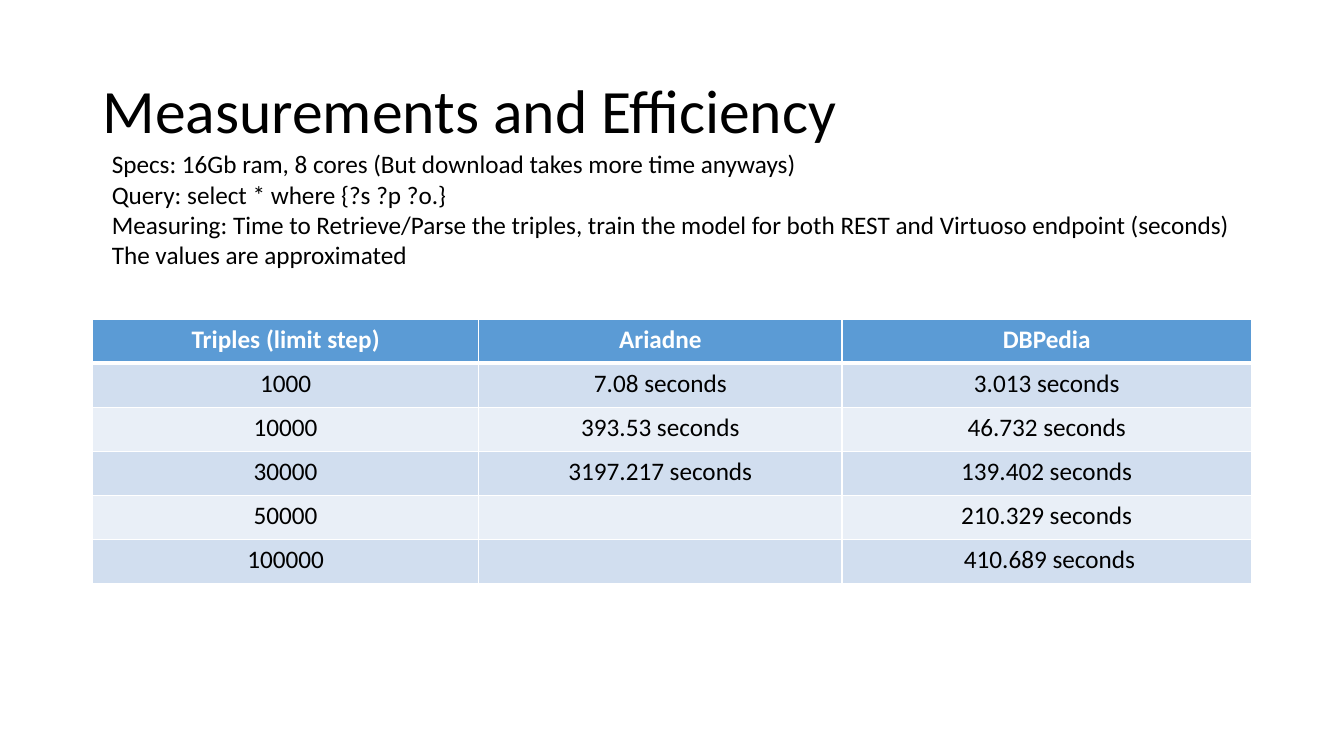
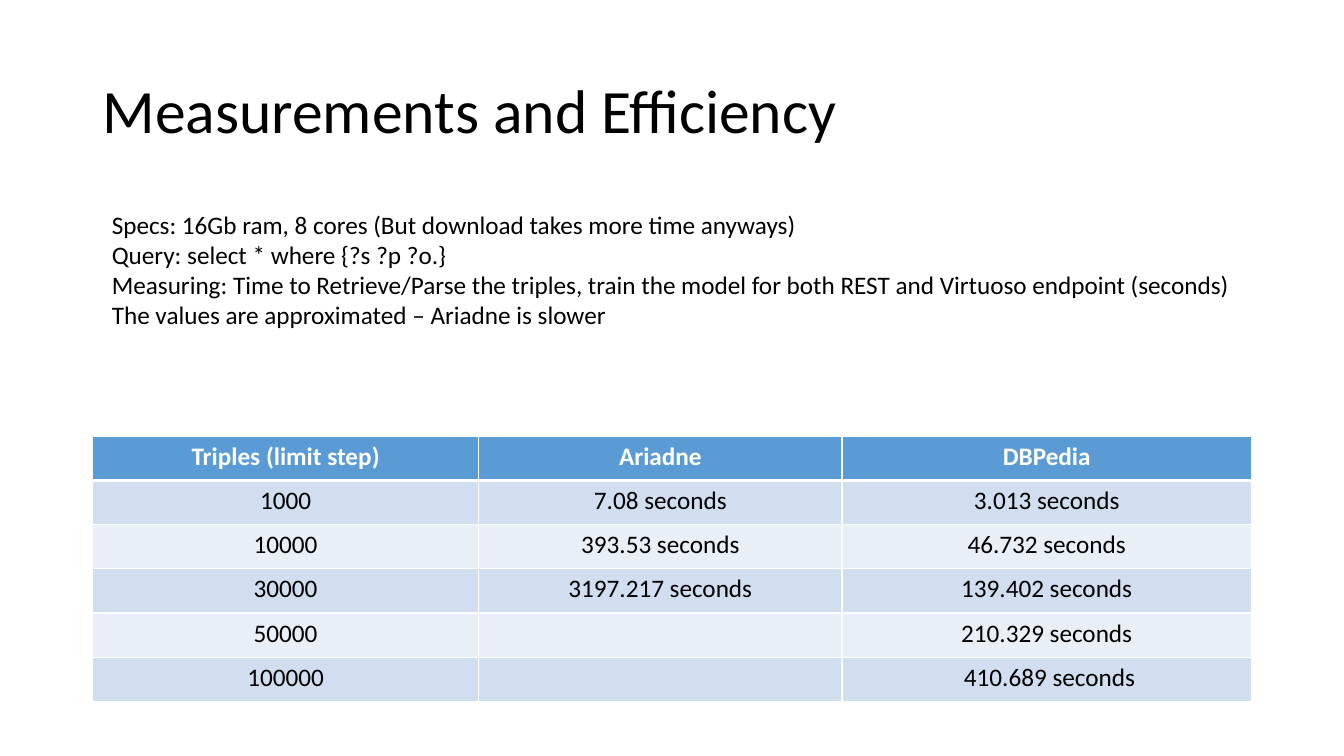
Before and after one commit to MChatzakis/RDFsim, a slide deck: slide 8 of RDFsim/presentationStaff/RDFsim.pptx. Drawn at 1344x756 pixels with LibreOffice and Linux fonts; fonts in the diff are those of the drawing. Boxes give left, top, right and bottom in pixels: in the first picture for what was removed or moved away, otherwise in the second. Text is boxed around its words. In the diff, an @@ line names an element or a change of style, - is before the commit and + after.

```diff
--- a/RDFsim/presentationStaff/RDFsim.pptx
+++ b/RDFsim/presentationStaff/RDFsim.pptx
@@ text "Specs: 16Gb ram, 8 cores ..." moved from (x1=112, y1=154, x2=1229, y2=268) to (x1=112, y1=215, x2=1229, y2=328) @@
@@ text at (x1=112, y1=306, x2=606, y2=328): text changed @@
-The values are approximated
+The values are approximated – Ariadne is slower
@@ table moved from (x1=93, y1=319, x2=1251, y2=584) to (x1=93, y1=437, x2=1251, y2=702) @@
```
Also in this commit, not shown: 4 other slides changed.
